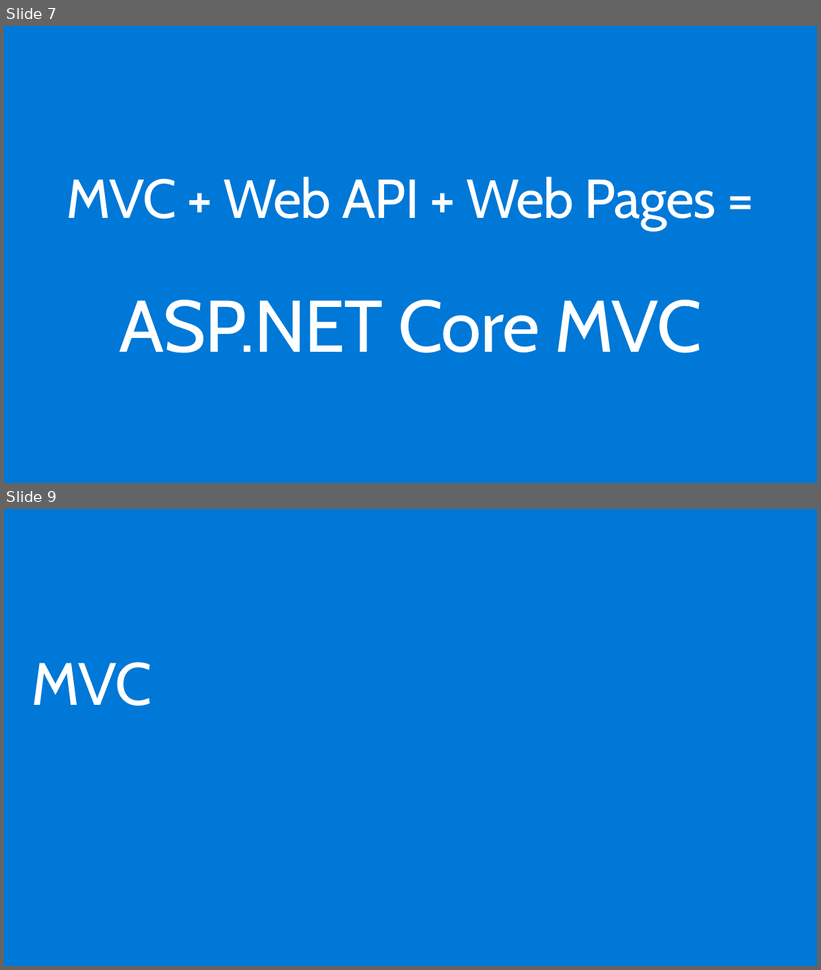
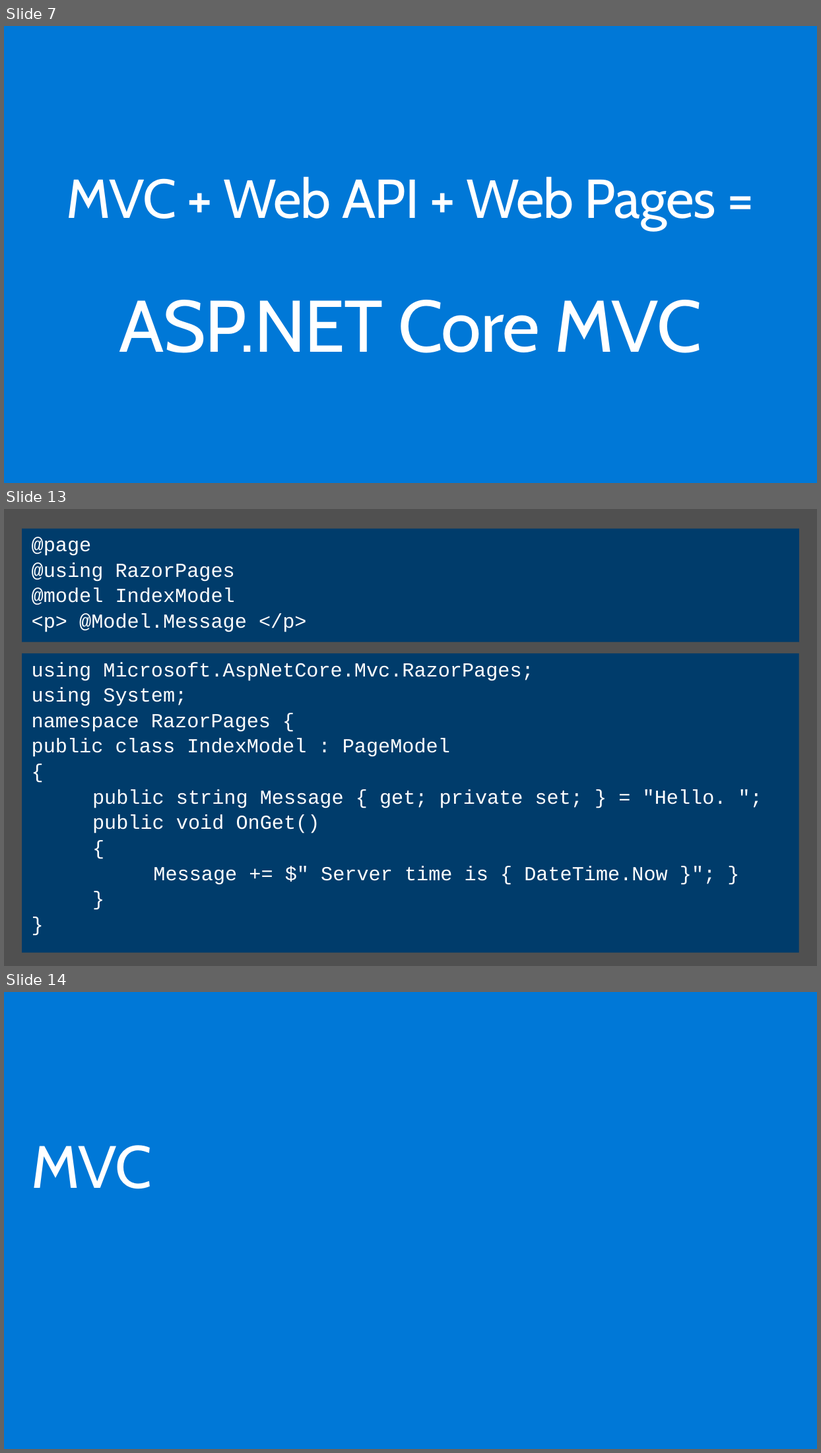
Before and after one commit to dotnet-presentations/dotnetcore-workshop, a slide deck: 2-Web-Dev/netcore-workshop-webdev.pptx. Shown one above the other, each under a label of ours: slides 7 and 9 before the commit, slides 7, 13 and 14 after it; the slides between them are not shown. The pictures are 821x970 and 821x1453 pixels, drawn with LibreOffice and Linux fonts; fonts in the diff are those of the drawing; background and template pictures are left out. Boxes give left, top, right and bottom in pixels: in the first picture for what was removed or moved away, otherwise in the second. Text is boxed around its words. In the diff, an @@ line names an element or a change of style, - is before the commit and + after.

Commit message:
Added additional Razor Pages content

```diff
--- a/2-Web-Dev/netcore-workshop-webdev.pptx
+++ b/2-Web-Dev/netcore-workshop-webdev.pptx
@@ slide 13 added at (x1=4, y1=509, x2=817, y2=966), background #505050 @@
@@ text added at (x1=22, y1=529, x2=799, y2=642), fill #003C6C, 24 pt, text #FFFFFF @@
+@page
+@using RazorPages
+@model IndexModel
+<p> @Model.Message </p>
@@ rectangle added at (x1=22, y1=654, x2=799, y2=953), fill #003C6C, 24 pt, text #FFFFFF @@
+using Microsoft.AspNetCore.Mvc.RazorPages;
+using System;
+namespace RazorPages {
+public class IndexModel : PageModel
+{
+public string Message { get; private set; } = "Hello. ";
+public void OnGet()
+{
+Message += $" Server time is { DateTime.Now }"; }
+}
+}
@@ what was slide 9 is now slide 14 @@
```
Also in this commit, not shown: 3 slides changed, 4 other slides added.
